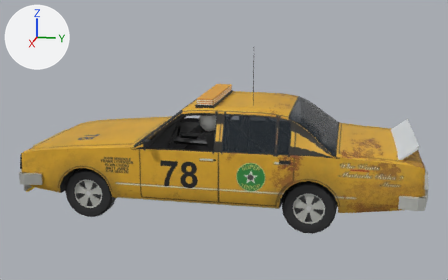
One commit to the glTF model public/cars/field/models/78.glb: the scene before it, then after it.
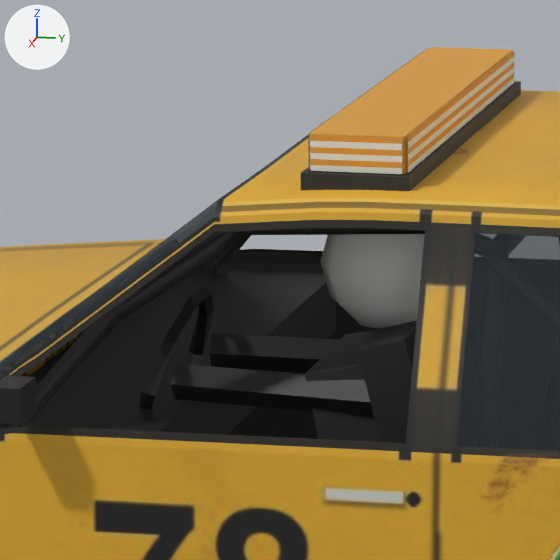
There are two pictures of each version: one whole from a 50 mm camera at (7.57, 1.71, 2.76) aimed at (0.04, 0.2, 0.88), one close up on the part from 32% to 53% of the width and 27% to 61% of the height. Arrows for +X, +Y and +Z are at upper left; the lights stay in place. The first two pictures are the older version. Vertices at exactly the same position are counted once.

Before the edit, the objects in view are built like this:
```python
me_body_mesh = bpy.data.meshes.new('body_mesh')
me_body_mesh.from_pydata(...)  # 4205 vertices, 7650 faces; spans x -1.01..1.01, y -2.27..2.66, z 0.22..2.09
# faces by material slot: [7338, 312]
me_body_mesh.materials.append(mat_car78_livery)  # picture img_78_livery
me_body_mesh.materials.append(mat_car78_glass)  # dark blue #232c33
ob_body = bpy.data.objects.new('body', me_body_mesh)
ob_body.location = (0.0, 0.0, 0.0)
```
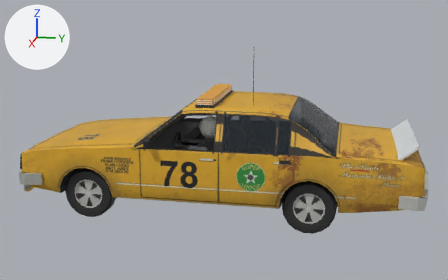
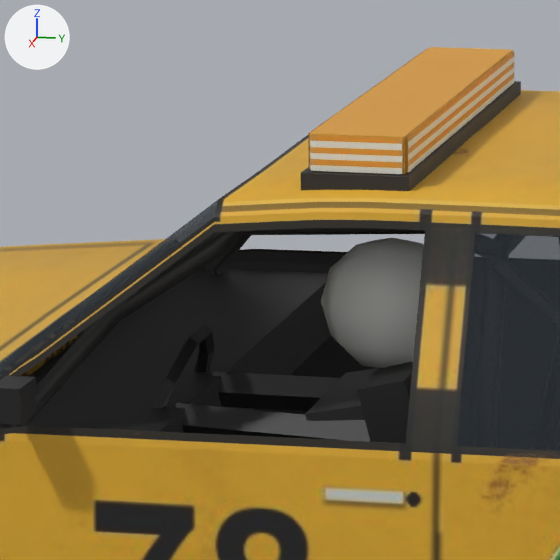
Boxes (x1, y1, x2, y2) around the edits, measured in the close-ups (560 x 560 px; the box of a moved part takes in the faces that stretch with it):
part 1 of me_body_mesh, moved or reshaped: before (320, 234, 425, 329); after (321, 237, 424, 368)
part 2 of me_body_mesh, moved or reshaped: before (0, 228, 425, 444); after (6, 228, 425, 444)
part 3 of me_body_mesh, surface changed: before (166, 264, 212, 335); after (138, 273, 331, 433)

What changed in the scene script:
```text
Change me_body_mesh:
    where me_body_mesh.from_pydata(...)  # 4205 vertices, 7650 faces; spans x -1.01..1.01, y -2.27..2.66, z 0.22..2.09
    used by ob_body; location = (0.0, 0.0, 0.0)
    me_body_mesh part 1: the loose piece of 42 vertices spanning x 0.23..0.49, y -0.05..0.25, z 1.05..1.33 is moved by (0.0, 0.0, -0.08)
    me_body_mesh part 2: 264 of 4205 vertices moved; they spanned x -0.82..0.84, y -0.7..1.04, z 0.37..1.36 and now span x -0.82..0.84, y -0.7..1.04, z 0.29..1.36; mean shift (0.0, 0.0, -0.03); largest move (0.71, -0.4, 1.16) -> (-0.71, 1.02, 0.69)
    me_body_mesh part 3: 31 kept faces spanning x -0.82..0.82, y -0.7..0.4, z 0.29..1.34 get new texture (UV) coordinates
```
